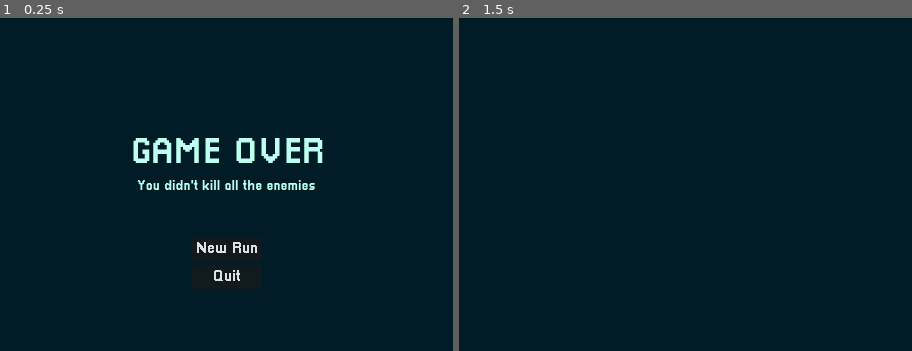
Above: before the commit, frames 1-2 (left to right).
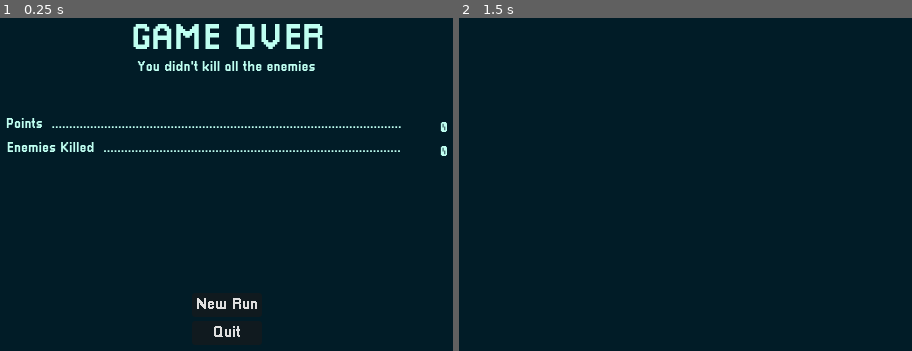
Above: after the commit, the same moments.

Repository: Thomas-Fortier/PirateJam2025
Game: Godot game, scene res://ui/popups/game_over_panel/game_over_panel.tscn
Same seed, same stepped clock (60 frames per second), same inputs: the game is played once before the commit and once after it. This scene is started directly instead of the project's main scene. The engine's default icon, where the game draws it, is replaced by a stand-in: a white triangle on a blue panel in a dark square.
Inputs (mouse positions are in pixels of both pictures, inside the frame that each line leads up to):
- Up to frame 1 (0.25 s): no input
- Up to frame 2 (1.5 s): click "New Run" at 0.5 s; tap Enter at 1.25 s; move the mouse to (825, 171) at 1.27 s; click (825, 171) at 1.35 s

The runs differ from the first frame. In frame 1, 6.1% of the frame differs, in the area x 1-99%, y 1-96%; in frame 2, nothing differs.
Error in both runs: Assertion failed: No level was found / specified. (res://scripts/globals/game_manager.gd:49)

Commit message:
Updated game over UI

Diff:
--- a/src/ui/popups/game_over_panel/game_over_panel.tscn
+++ b/src/ui/popups/game_over_panel/game_over_panel.tscn
@@ -2,20 +2,11 @@
 
 [ext_resource type="Script" path="res://ui/popups/game_over_panel/game_over_panel.gd" id="1_pfmn8"]
 [ext_resource type="FontFile" uid="uid://c4arg06qh2sqx" path="res://assets/fonts/pixellari.ttf" id="1_xqnm3"]
+[ext_resource type="LabelSettings" uid="uid://fgnkylw30wul" path="res://ui/themes/label_settings/header_label.tres" id="2_esrok"]
+[ext_resource type="LabelSettings" uid="uid://mjfpnx8q3gdd" path="res://ui/themes/label_settings/normal_label.tres" id="3_hlkoq"]
 
 [sub_resource type="StyleBoxFlat" id="StyleBoxFlat_4ky7e"]
 bg_color = Color(0.00392157, 0.109804, 0.152941, 1)
-
-[sub_resource type="LabelSettings" id="LabelSettings_2kg0p"]
-font = ExtResource("1_xqnm3")
-font_size = 36
-font_color = Color(0.74902, 1, 0.945098, 1)
-shadow_size = 0
-
-[sub_resource type="LabelSettings" id="LabelSettings_3oegv"]
-font = ExtResource("1_xqnm3")
-font_size = 14
-font_color = Color(0.74902, 1, 0.945098, 1)
 
 [node name="GameOverPanel" type="Panel"]
 z_index = 99
@@ -45,38 +36,109 @@
 [node name="Title" type="Label" parent="Margin/Viewport"]
 texture_filter = 1
 layout_mode = 1
-anchors_preset = 8
+anchors_preset = 5
 anchor_left = 0.5
-anchor_top = 0.5
 anchor_right = 0.5
-anchor_bottom = 0.5
-offset_left = -65.5
-offset_top = -48.0
-offset_right = 65.5
-offset_bottom = -24.0
+offset_left = -98.0
+offset_right = 98.0
+offset_bottom = 36.0
 grow_horizontal = 2
-grow_vertical = 2
 text = "GAME OVER"
-label_settings = SubResource("LabelSettings_2kg0p")
+label_settings = ExtResource("2_esrok")
 horizontal_alignment = 1
 
 [node name="Text" type="Label" parent="Margin/Viewport"]
 texture_filter = 1
+layout_mode = 1
+anchors_preset = 5
+anchor_left = 0.5
+anchor_right = 0.5
+offset_left = -102.0
+offset_top = 38.0
+offset_right = 102.0
+offset_bottom = 61.0
+grow_horizontal = 2
+text = "You didn't kill all the enemies"
+label_settings = ExtResource("3_hlkoq")
+horizontal_alignment = 1
+
+[node name="Stats" type="Control" parent="Margin/Viewport"]
 layout_mode = 1
 anchors_preset = 8
 anchor_left = 0.5
 anchor_top = 0.5
 anchor_right = 0.5
 anchor_bottom = 0.5
-offset_left = -102.0
-offset_top = -11.5
-offset_right = 102.0
-offset_bottom = 11.5
+offset_left = -221.0
+offset_top = -97.5
+offset_right = 221.0
+offset_bottom = 97.5
 grow_horizontal = 2
 grow_vertical = 2
-text = "You didn't kill all the enemies"
-label_settings = SubResource("LabelSettings_3oegv")
-horizontal_alignment = 1
+
+[node name="Points" type="Control" parent="Margin/Viewport/Stats"]
+layout_mode = 1
+anchors_preset = 10
+anchor_right = 1.0
+offset_top = 24.0
+offset_bottom = 54.0
+grow_horizontal = 2
+
+[node name="Label" type="Label" parent="Margin/Viewport/Stats/Points"]
+layout_mode = 0
+offset_right = 40.0
+offset_bottom = 23.0
+text = "Points  ...................................................................................................."
+label_settings = ExtResource("3_hlkoq")
+
+[node name="PointsLabel" type="Label" parent="Margin/Viewport/Stats/Points"]
+texture_filter = 1
+layout_mode = 1
+anchors_preset = 6
+anchor_left = 1.0
+anchor_top = 0.5
+anchor_right = 1.0
+anchor_bottom = 0.5
+offset_left = -40.0
+offset_top = -11.5
+offset_bottom = 11.5
+grow_horizontal = 0
+grow_vertical = 2
+text = "0"
+label_settings = ExtResource("3_hlkoq")
+horizontal_alignment = 2
+
+[node name="EnemiesKilled" type="Control" parent="Margin/Viewport/Stats"]
+layout_mode = 1
+anchors_preset = 10
+anchor_right = 1.0
+offset_top = 48.0
+offset_bottom = 78.0
+grow_horizontal = 2
+
+[node name="Label" type="Label" parent="Margin/Viewport/Stats/EnemiesKilled"]
+layout_mode = 0
+offset_right = 40.0
+offset_bottom = 23.0
+text = "Enemies Killed  ....................................................................................."
+label_settings = ExtResource("3_hlkoq")
+
+[node name="EnemiesKilledLabel" type="Label" parent="Margin/Viewport/Stats/EnemiesKilled"]
+texture_filter = 1
+layout_mode = 1
+anchors_preset = 6
+anchor_left = 1.0
+anchor_top = 0.5
+anchor_right = 1.0
+anchor_bottom = 0.5
+offset_left = -40.0
+offset_top = -11.5
+offset_bottom = 11.5
+grow_horizontal = 0
+grow_vertical = 2
+text = "0"
+label_settings = ExtResource("3_hlkoq")
+horizontal_alignment = 2
 
 [node name="Buttons" type="Control" parent="Margin/Viewport"]
 layout_mode = 1
@@ -84,8 +146,8 @@
 anchor_top = 1.0
 anchor_right = 1.0
 anchor_bottom = 1.0
-offset_top = -121.0
-offset_bottom = -69.0
+offset_top = -65.0
+offset_bottom = -13.0
 grow_horizontal = 2
 grow_vertical = 0
 
--- /dev/null
+++ b/src/ui/themes/label_settings/header_label.tres
@@ -0,0 +1,9 @@
+[gd_resource type="LabelSettings" load_steps=2 format=3 uid="uid://fgnkylw30wul"]
+
+[ext_resource type="FontFile" uid="uid://c4arg06qh2sqx" path="res://assets/fonts/pixellari.ttf" id="1_0r7vy"]
+
+[resource]
+font = ExtResource("1_0r7vy")
+font_size = 36
+font_color = Color(0.74902, 1, 0.945098, 1)
+shadow_size = 0
--- /dev/null
+++ b/src/ui/themes/label_settings/normal_label.tres
@@ -0,0 +1,8 @@
+[gd_resource type="LabelSettings" load_steps=2 format=3 uid="uid://mjfpnx8q3gdd"]
+
+[ext_resource type="FontFile" uid="uid://c4arg06qh2sqx" path="res://assets/fonts/pixellari.ttf" id="1_w535e"]
+
+[resource]
+font = ExtResource("1_w535e")
+font_size = 14
+font_color = Color(0.74902, 1, 0.945098, 1)
